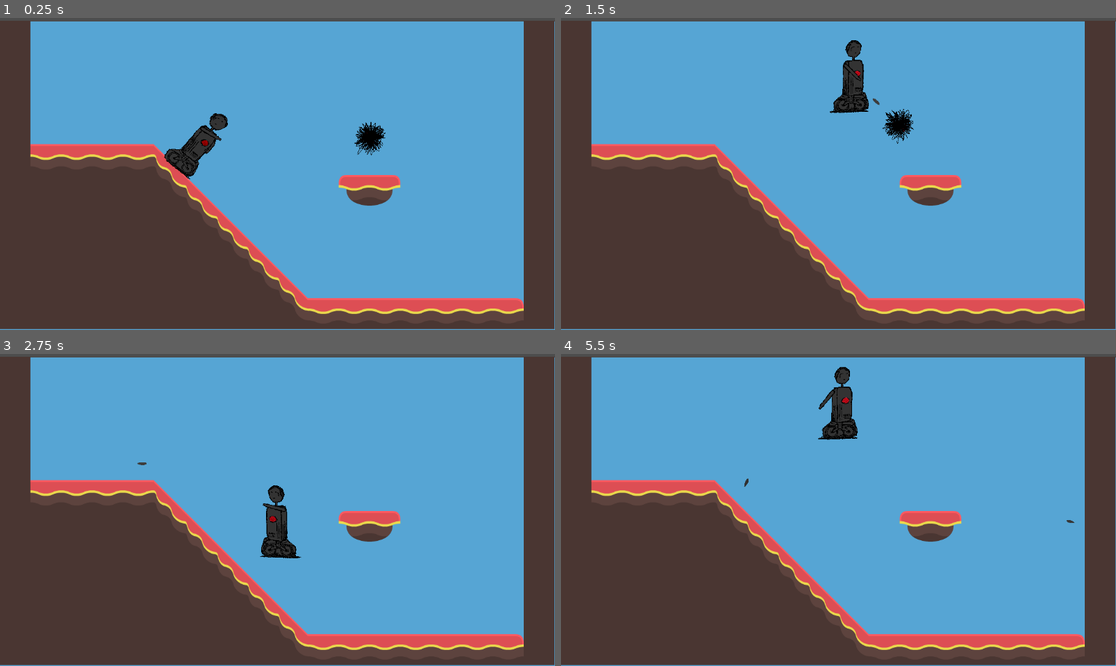
Above: before the commit, frames 1-4 (two rows, left to right).
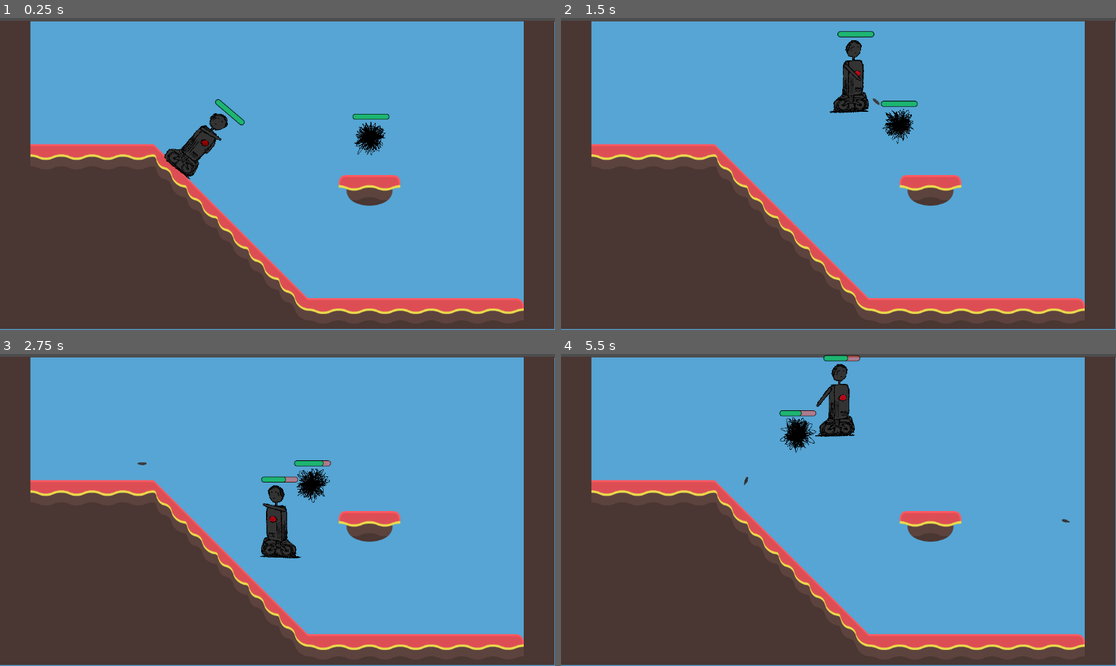
Above: after the commit, the same moments.

Repository: legendarysandbird/3mc-game
Game: Godot game, scene res://scripts/temp_level.tscn
The game is run twice, just before and just after one commit, with the same random seed, the same clock (stepped at 60 frames per second) and the same inputs. The project has no main scene, so this scene is started directly.
Inputs (mouse positions are in pixels of both pictures, inside the frame that each line leads up to):
- Up to frame 1 (0.25 s): no input
- Up to frame 2 (1.5 s): move the mouse to (810, 236) at 0.52 s; hold D (player_right) from 0.53 s (still down); click (810, 236) at 0.6 s; tap Space (player_jump) at 0.77 s; move the mouse to (1005, 220) at 1.27 s; click (1005, 220) at 1.35 s
- Up to frame 3 (2.75 s): tap Space (player_jump) at 1.52 s; move the mouse to (111, 463) at 2.02 s; release D (player_right) at 2.03 s; hold A (player_left) from 2.03 s (still down); click (111, 463) at 2.1 s
- Up to frame 4 (5.5 s): move the mouse to (866, 510) at 2.77 s; click (866, 510) at 2.85 s; tap Space (player_jump) at 3.02, 3.77, 4.52 s; move the mouse to (755, 432) at 3.52 s; click (755, 432) at 3.6 s; move the mouse to (960, 494) at 4.27 s; release A (player_left) at 4.28 s; hold D (player_right) from 4.28 s (still down); click (960, 494) at 4.35 s; move the mouse to (727, 525) at 5.02 s; click (727, 525) at 5.1 s

The runs differ from the first frame. In frame 1, 0.3% of the frame differs, in the area x 38-71%, y 26-35%; in frame 2, 0.3%; in frame 3, 0.6%; in frame 4, 1.4%, in the area x 32-93%, y 0-55%.

Commit message:
add health bar

Diff:
--- a/scenes/enemy.tscn
+++ b/scenes/enemy.tscn
@@ -1,10 +1,11 @@
-[gd_scene load_steps=14 format=3 uid="uid://cnlqagmncoame"]
+[gd_scene load_steps=15 format=3 uid="uid://cnlqagmncoame"]
 
 [ext_resource type="Script" uid="uid://hmcjgj6inivy" path="res://scripts/enemy/enemy.gd" id="1_jn7qj"]
 [ext_resource type="Texture2D" uid="uid://w1uqcrfpbwa0" path="res://assets/enemies_temp/enemy-01_singularity/idle/Singularity-idle-01.png" id="8_6w8d1"]
 [ext_resource type="Texture2D" uid="uid://biww51sikbddw" path="res://assets/enemies_temp/enemy-01_singularity/idle/Singularity-idle-02.png" id="9_btwad"]
 [ext_resource type="PackedScene" uid="uid://dys64wtfdquec" path="res://scenes/health.tscn" id="9_ipns3"]
 [ext_resource type="Texture2D" uid="uid://ik3sk30x1k4p" path="res://assets/enemies_temp/enemy-01_singularity/idle/Singularity-idle-03.png" id="10_7ukgf"]
+[ext_resource type="PackedScene" uid="uid://dr0ep3p4p2qd" path="res://scenes/health_bar.tscn" id="10_8qclf"]
 [ext_resource type="Texture2D" uid="uid://dwd7qicvb63ny" path="res://assets/enemies_temp/enemy-01_singularity/idle/Singularity-idle-04.png" id="11_kwa08"]
 [ext_resource type="Texture2D" uid="uid://d1juvqb3dbpss" path="res://assets/enemies_temp/enemy-01_singularity/idle/Singularity-idle-05.png" id="12_ov0go"]
 [ext_resource type="Texture2D" uid="uid://cehniqydpave1" path="res://assets/enemies_temp/enemy-01_singularity/idle/Singularity-idle-06.png" id="13_gdfry"]
@@ -69,11 +70,9 @@
 radius = 27.1662
 
 [node name="Enemy" type="CharacterBody2D"]
-modulate = Color(1, 0, 0, 1)
 collision_layer = 4
 floor_snap_length = 5.0
 script = ExtResource("1_jn7qj")
-metadata/_edit_group_ = true
 
 [node name="AnimatedSprite2D" type="AnimatedSprite2D" parent="." node_paths=PackedStringArray("enemy")]
 scale = Vector2(0.15, 0.15)
@@ -101,4 +100,11 @@
 shape = SubResource("CircleShape2D_ar18r")
 
 [node name="Health" parent="." instance=ExtResource("9_ipns3")]
-health = 1
+health_pool = 5
+
+[node name="HealthBar" parent="." node_paths=PackedStringArray("health_pool") instance=ExtResource("10_8qclf")]
+offset_left = -38.0
+offset_top = -51.0
+offset_right = 38.0
+offset_bottom = -39.0
+health_pool = NodePath("../Health")
--- /dev/null
+++ b/scenes/health_bar.tscn
@@ -0,0 +1,35 @@
+[gd_scene load_steps=4 format=3 uid="uid://dr0ep3p4p2qd"]
+
+[ext_resource type="Script" uid="uid://bhwtijxdka2t4" path="res://scripts/logic/health_bar.gd" id="1_1bvlm"]
+
+[sub_resource type="StyleBoxFlat" id="StyleBoxFlat_1bvlm"]
+bg_color = Color(1, 0.333333, 0.290196, 0.498039)
+border_width_left = 1
+border_width_top = 1
+border_width_right = 1
+border_width_bottom = 1
+border_color = Color(0, 0, 0, 1)
+corner_radius_top_left = 5
+corner_radius_top_right = 5
+corner_radius_bottom_right = 5
+corner_radius_bottom_left = 5
+
+[sub_resource type="StyleBoxFlat" id="StyleBoxFlat_y3kqx"]
+bg_color = Color(0.108768, 0.709665, 0.444065, 1)
+border_width_left = 1
+border_width_top = 1
+border_width_right = 1
+border_width_bottom = 1
+border_color = Color(0, 0, 0, 1)
+corner_radius_top_left = 5
+corner_radius_top_right = 5
+corner_radius_bottom_right = 5
+corner_radius_bottom_left = 5
+
+[node name="HealthBar" type="ProgressBar"]
+offset_right = 76.0
+offset_bottom = 12.0
+theme_override_styles/background = SubResource("StyleBoxFlat_1bvlm")
+theme_override_styles/fill = SubResource("StyleBoxFlat_y3kqx")
+show_percentage = false
+script = ExtResource("1_1bvlm")
--- a/scenes/player.tscn
+++ b/scenes/player.tscn
@@ -22,6 +22,7 @@
 [ext_resource type="Texture2D" uid="uid://bkkayyx3a5kbg" path="res://assets/player_temp/arm-weapon/arm-IDLE-05.png" id="20_ke2ow"]
 [ext_resource type="Texture2D" uid="uid://cv0xq3nuuyr0x" path="res://assets/player_temp/arm-weapon/arm-IDLE-06.png" id="21_ujl30"]
 [ext_resource type="PackedScene" uid="uid://dys64wtfdquec" path="res://scenes/health.tscn" id="22_a38lo"]
+[ext_resource type="PackedScene" uid="uid://dr0ep3p4p2qd" path="res://scenes/health_bar.tscn" id="23_4ni07"]
 
 [sub_resource type="SpriteFrames" id="SpriteFrames_tc6bn"]
 animations = [{
@@ -111,7 +112,6 @@
 floor_snap_length = 5.0
 script = ExtResource("1_au5g1")
 projectile_speed = 600.0
-metadata/_edit_group_ = true
 
 [node name="AnimatedSprite2D" type="AnimatedSprite2D" parent="." node_paths=PackedStringArray("player")]
 scale = Vector2(0.15, 0.15)
@@ -155,4 +155,11 @@
 one_shot = true
 
 [node name="Health" parent="." instance=ExtResource("22_a38lo")]
-health = 3
+health_pool = 3
+
+[node name="HealthBar" parent="." node_paths=PackedStringArray("health_pool") instance=ExtResource("23_4ni07")]
+offset_left = -32.0
+offset_top = -94.0
+offset_right = 44.0
+offset_bottom = -82.0
+health_pool = NodePath("../Health")
--- a/scripts/logic/health.gd
+++ b/scripts/logic/health.gd
@@ -1,10 +1,13 @@
 class_name Health extends Node
-@export var health: int
-@onready var maxHealth: int = health
+@export var health_pool: int
+@onready var max_health: int = health_pool
 
 signal death
+signal health_pool_changed
 
 func change_health(value: int) -> void:
-	health = clamp(health + value, 0, maxHealth)
-	if health == 0:
+	health_pool = clamp(health_pool + value, 0, max_health)
+	if health_pool == 0:
 		death.emit()
+
+	health_pool_changed.emit()
--- /dev/null
+++ b/scripts/logic/health_bar.gd
@@ -0,0 +1,11 @@
+extends ProgressBar
+
+@export var health_pool: Health
+
+func _ready() -> void:
+	health_pool.health_pool_changed.connect(on_health_pool_changed)
+	max_value = health_pool.max_health
+	value = health_pool.health_pool
+
+func on_health_pool_changed() -> void:
+	value = health_pool.health_pool
Not shown: 1 places in scenes/player.tscn that only renumber resources
Not shown, added: scripts/logic/health_bar.gd.uid
